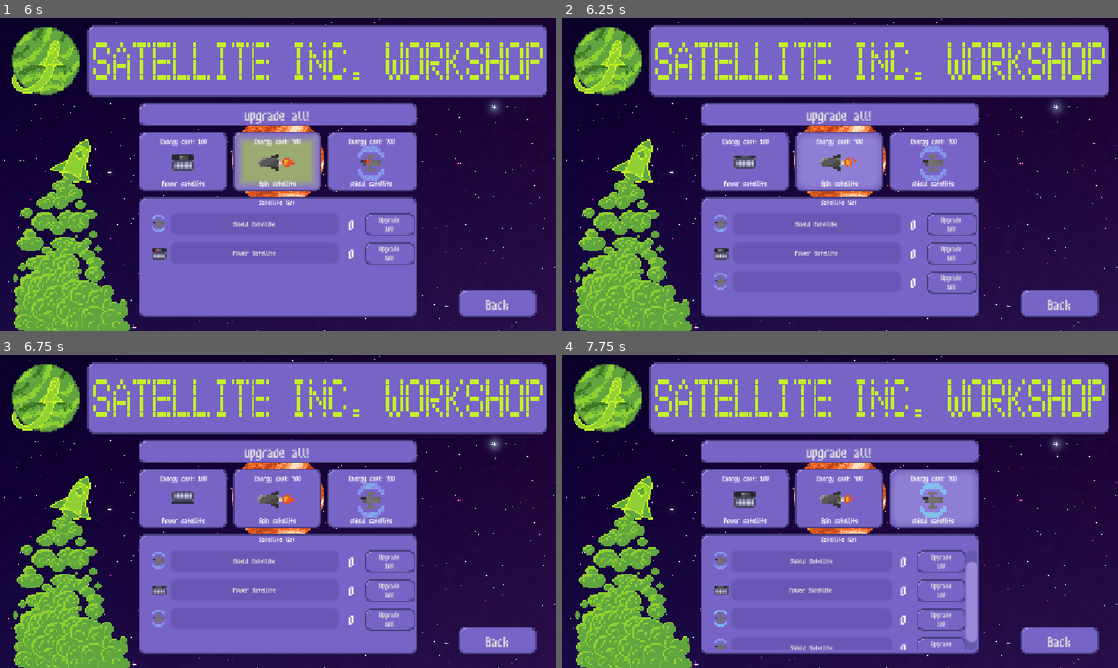
Above: before the commit, frames 1-4 (two rows, left to right).
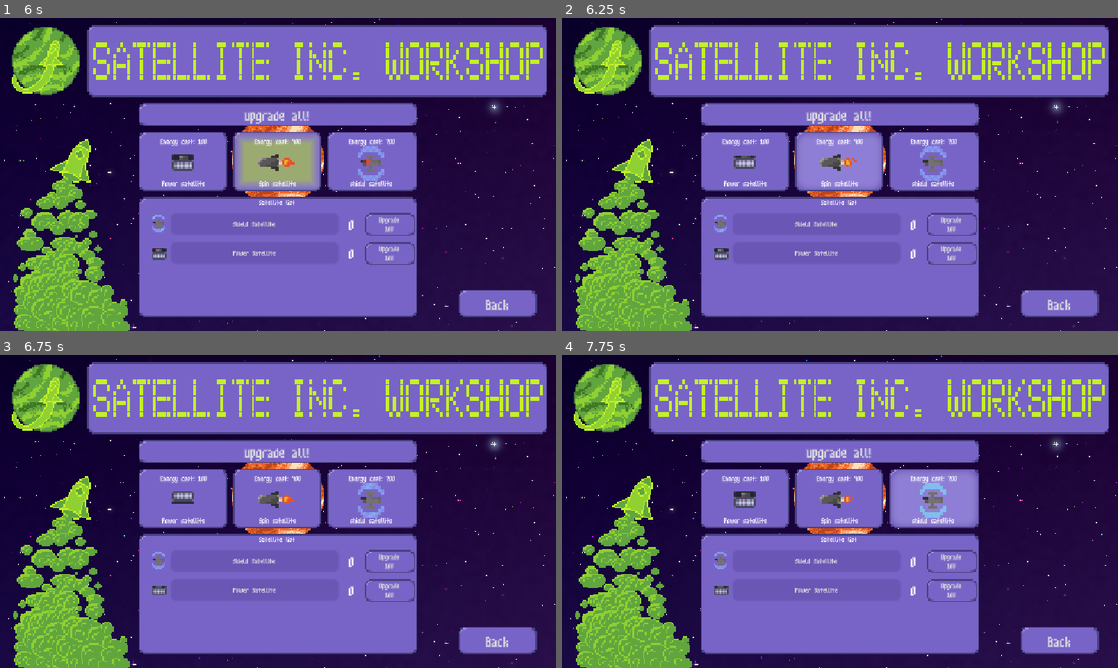
Above: after the commit, the same moments.

Repository: SpookyPlagueDoc777/Orbit-game
Game: Godot game, scene res://Scenes/Game/main_node.tscn
The game is run twice, just before and just after one commit, with the same random seed, the same clock (stepped at 60 frames per second) and the same inputs.
Inputs (mouse positions are in pixels of both pictures, inside the frame that each line leads up to):
- Up to frame 1 (6 s): click (528, 293) at 0.5 s; tap Enter at 1.25 s; move the mouse to (400, 158) at 1.27 s; click (400, 158) at 1.42 s; move the mouse to (166, 190) at 2.02 s; click (166, 190) at 2.17 s; move the mouse to (333, 105) at 2.77 s; click (333, 105) at 2.92 s; move the mouse to (250, 237) at 3.52 s; click (250, 237) at 3.67 s; move the mouse to (444, 221) at 4.27 s; click (444, 221) at 4.42 s; move the mouse to (111, 127) at 5.02 s; click (111, 127) at 5.17 s; move the mouse to (305, 174) at 5.77 s; click (305, 174) at 5.92 s
- Up to frame 2 (6.25 s): no input
- Up to frame 3 (6.75 s): move the mouse to (194, 433) at 6.52 s; click (194, 433) at 6.67 s
- Up to frame 4 (7.75 s): move the mouse to (962, 495) at 7.27 s; click (962, 495) at 7.42 s

Frame 1 is identical in both runs. In frame 2, 0.3% of the frame differs, in the area x 27-75%, y 80-89%; in frame 3, 0.3%; in frame 4, 1.7%, in the area x 27-75%, y 62-95%.

Commit message:
quick purchase fix

Diff:
--- a/Code/Game/satellite.gd
+++ b/Code/Game/satellite.gd
@@ -30,7 +30,6 @@
 	tween.set_ease(Tween.EASE_IN)
 	tween.set_trans(Tween.TRANS_SINE)
 	$".".position = Vector2(7, -64)
-	print($".".position)
 	orbitspeed = sqrt(Global.G * Global.planetmass / orbitradius)
 	tween.tween_property($".","position", Vector2(orbitradius * cos(baseangle), -orbitradius * sin(baseangle)), sqrt(orbitradius) * randf_range(0.5,2)/(5*1.75))
 	tween.emit_signal("finished")
--- a/Code/Game/satellites_list.gd
+++ b/Code/Game/satellites_list.gd
@@ -24,7 +24,6 @@
 func launch_satellite(satellitetype: int) -> Node:
 	var thesatellite: Node
 	var gamenodes: = GAME_SCENE.instantiate()
-	print(gamenodes.get_child(1).get_child(2).name)
 	match satellitetype:
 		0:
 			thesatellite = POWER_SATELLITE.instantiate()
@@ -38,6 +37,7 @@
 		satellites.add_child(thesatellite)
 		thesatellite.spin_satellite()
 		Global.energy -= thesatellite.satenergylaunch
+		return thesatellite
 	else:
 		SoundManager.unsuccessful_push()
-	return thesatellite
+		return null
--- a/Code/Ui/game_ui.gd
+++ b/Code/Ui/game_ui.gd
@@ -74,19 +74,23 @@
 func _on_buy_energy_satellite_pressed() -> void:
 	var satinfo: Node
 	satinfo = SatelliteManager.launch_satellite(0)
-	add_to_shop(satinfo)
-	add_to_main(satinfo)
+	print(satinfo)
+	if satinfo != null:
+		add_to_shop(satinfo)
+		add_to_main(satinfo)
 
 
 func _on_buy_spin_satellite_pressed() -> void:
 	var satinfo: Node
 	satinfo = SatelliteManager.launch_satellite(2)
-	add_to_shop(satinfo)
-	add_to_main(satinfo)
+	if satinfo != null:
+		add_to_shop(satinfo)
+		add_to_main(satinfo)
 
 
 func _on_buy_shield_satellite_pressed() -> void:
 	var satinfo: Node
 	satinfo = SatelliteManager.launch_satellite(1)
-	add_to_shop(satinfo)
-	add_to_main(satinfo)
+	if satinfo != null:
+		add_to_shop(satinfo)
+		add_to_main(satinfo)
--- a/Code/Ui/satellite_info.gd
+++ b/Code/Ui/satellite_info.gd
@@ -48,7 +48,6 @@
 		SoundManager.unsuccessful_push()
 	Global.upgrade_all += 50
 	current_price = the_satellite.upgrade * 50 + 100
-	print(the_satellite.upgrade)
 	upgrade_button.text = "Upgrade\n" + str(current_price)
 
 func _on_update_necessary() -> void:
